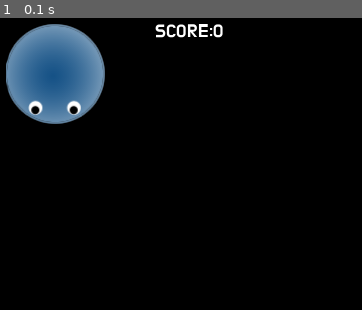
Above: before the commit, frame 1.
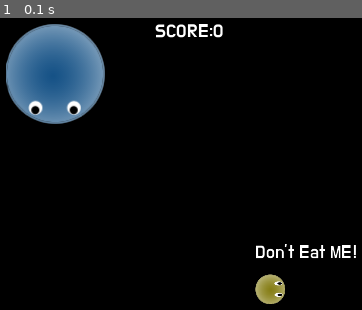
Above: after the commit, the same moment.

Repository: Dano-Sato/REMO-Library-in-pygame
Game: pygame game, started from Example-KeyPress.py
Same seed, same stepped clock (60 frames per second), same inputs: the game is played once before the commit and once after it.
Inputs:
- Up to frame 1 (0.1 s): no input

The runs differ from the first frame. In frame 1, 1.2% of the frame differs, in the area x 70-99%, y 77-98%.

Commit message:
eat-game

Diff:
--- a/Example-KeyPress.py
+++ b/Example-KeyPress.py
@@ -19,15 +19,24 @@
         ## When you load file in REMO Library, you can just type it's name. you don't have to specify it's folder.
         ## for example, "test_me.png" file is in "Resources/examples" directory. the Library would automatically find it.
         ## for who wants the algorithm, watch _buildPath function in REMOLib.py
-        ## if you make different file that has same name and extension, and in different directories, it would cause conflicts.
+        ## if you make different file that has same name and extension, and in different directories, it would cause file conflicts. (* the conflicts would be mentioned in your terminal)
         ## in that case you must specify it's detailed path like "Resources/Examples/test.png". I'd recommend not to use the same name for your game assets.
         ###
 
-        Obj.prey = imageObj("test_prey.png",pos=(300,300))
+        Obj.prey = imageObj("test_prey.png",pos=(300,300),scale=0.3)
+        self.indicator = textObj("Don't Eat ME!")
+        self.indicator.setParent(Obj.prey)
+        self.indicator.pos =RPoint(0,-30)
         self.score = textObj("SCORE:0",(200,50))
         return
     def init(self):
         return
+
+    def setScore(self,s):
+        self.score.text = "SCORE:{0}".format(str(s))
+
+    def getScore(self):
+        return int(self.score.text.split(":")[-1])
 
     def update(self):
         if Rs.userPressing(pygame.K_UP): ## if user is pressing up key in the keyboard
@@ -44,12 +53,23 @@
             Obj.me.pos+=RPoint(Obj.speed,0)
             Obj.me.angle=90
 
-        #update childs
-        #if child has update method, it updates child
+        ## you eat prey
+        if Obj.me.center.distance(Obj.prey.center) < 55:
+            self.setScore(self.getScore()+10)
+            r1 = random.randint(100,700)
+
+            r2 = random.randint(100,500)
+            Obj.prey.center = (r1,r2)
+
+
+        if Rs.userJustLeftClicked():
+            print(Rs.mousePos())
+
         return
     def draw(self):
         #draw childs
         Rs.fillScreen(Cs.black)
+        Obj.prey.draw()
         Obj.me.draw()
         self.score.draw()
         return
